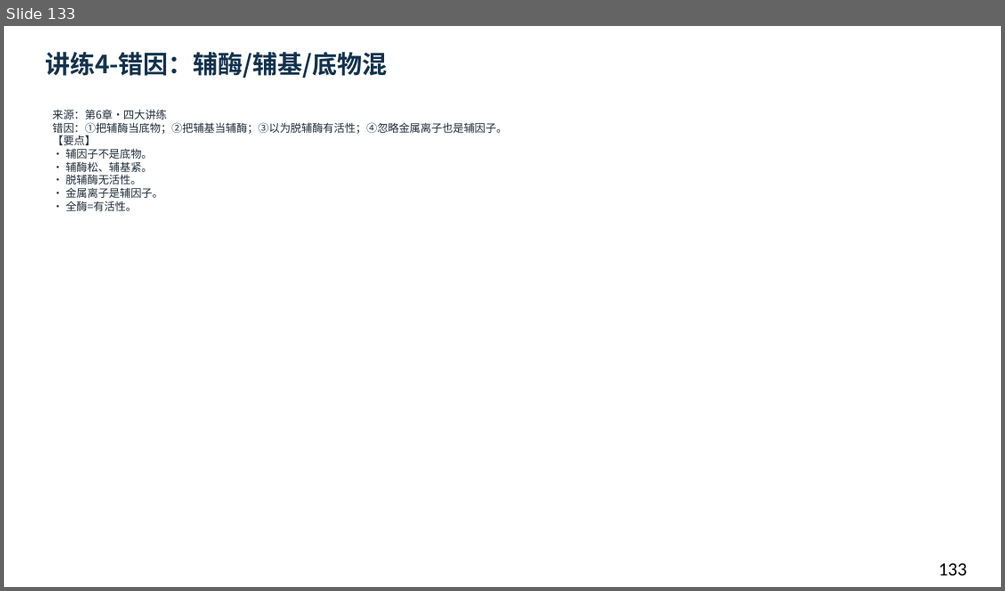
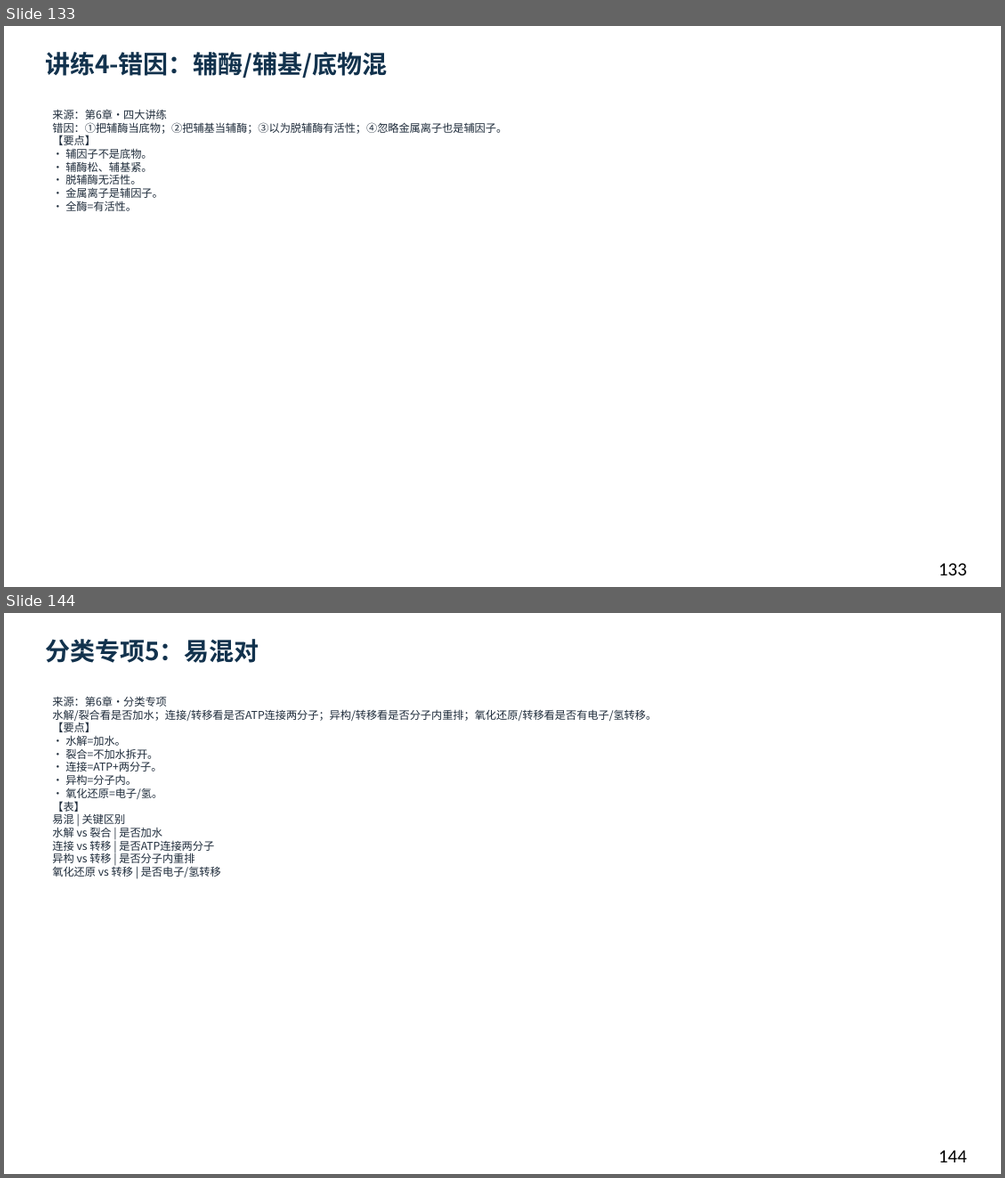
Before and after one commit to newkan-li/Biochemistry, a slide deck: downloads/bc06-ai-style.pptx. Shown one above the other, each under a label of ours: slide 133 before the commit, slides 133 and 144 after it; the slides between them are not shown. The pictures are 1005x591 and 1005x1178 pixels, drawn with LibreOffice and Linux fonts; fonts in the diff are those of the drawing. Boxes give left, top, right and bottom in pixels: in the first picture for what was removed or moved away, otherwise in the second. Text is boxed around its words. In the diff, an @@ line names an element or a change of style, - is before the commit and + after.

Commit message:
bc06加计算专项6页+分类专项6页(EC编号)+网页题55;下载146页;版本20261112bm

```diff
--- a/downloads/bc06-ai-style.pptx
+++ b/downloads/bc06-ai-style.pptx
@@ slide 144 added at <box>4,613,1001,1174</box>, background #FFFFFF @@
@@ text added at <box>45,639,259,663</box>, 24 pt, text #12324D, bold @@
+分类专项5：易混对
@@ text added at <box>52,696,656,877</box>, 10.5 pt, text #202D3C @@
+来源：第6章·分类专项
+水解/裂合看是否加水；连接/转移看是否ATP连接两分子；异构/转移看是否分子内重排；氧化还原/转移看是否有电子/氢转移。
+【要点】
+• 水解=加水。
+• 裂合=不加水拆开。
+• 连接=ATP+两分子。
+• 异构=分子内。
+• 氧化还原=电子/氢。
+【表】
+易混 | 关键区别
+水解 vs 裂合 | 是否加水
+连接 vs 转移 | 是否ATP连接两分子
+异构 vs 转移 | 是否分子内重排
+氧化还原 vs 转移 | 是否电子/氢转移
@@ text added at <box>938,1150,967,1162</box>, 18 pt, text #000000 @@
+144
```
Also in this commit, not shown: 1 slide changed, 11 other slides added, 6 other files.
